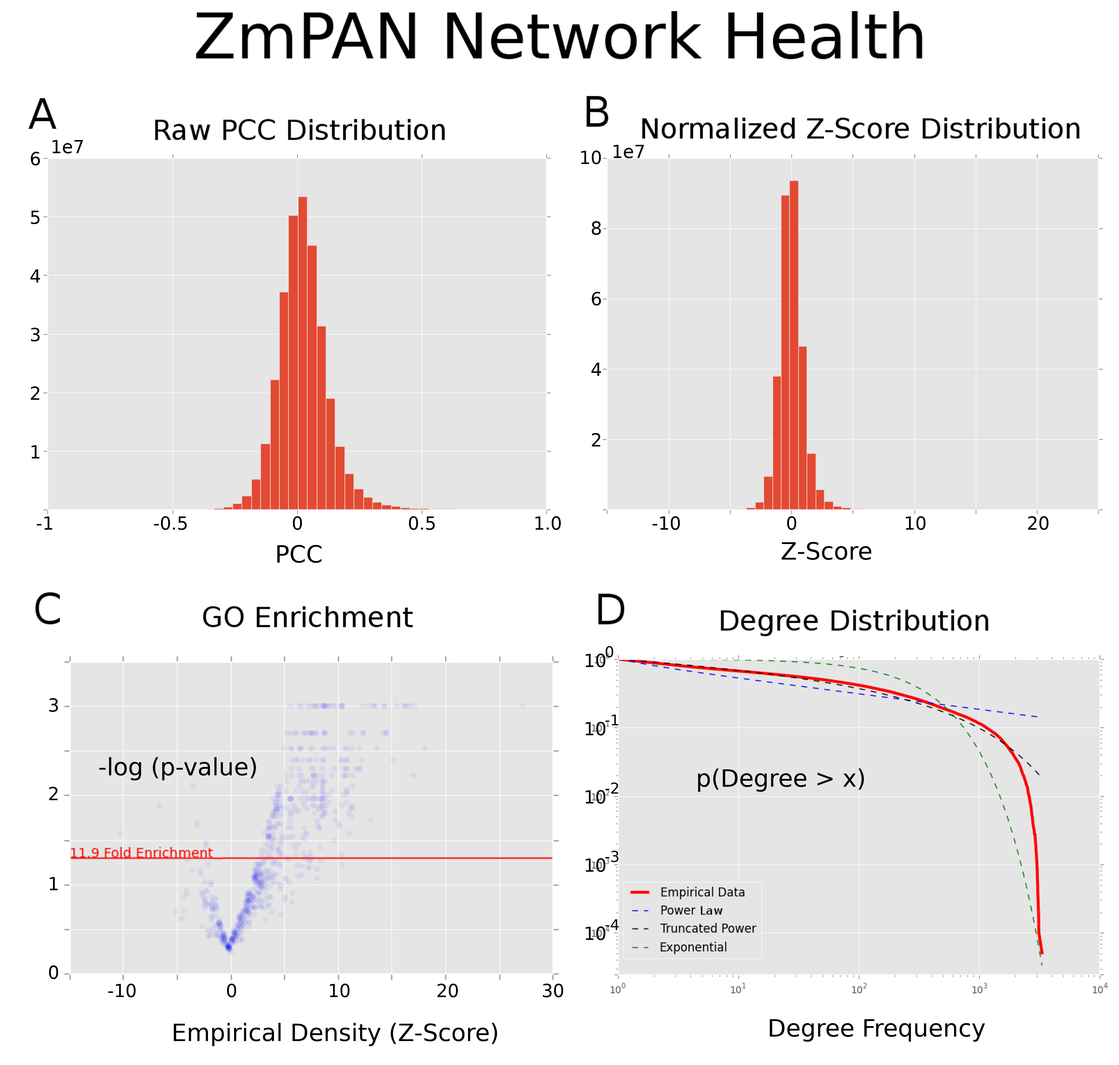
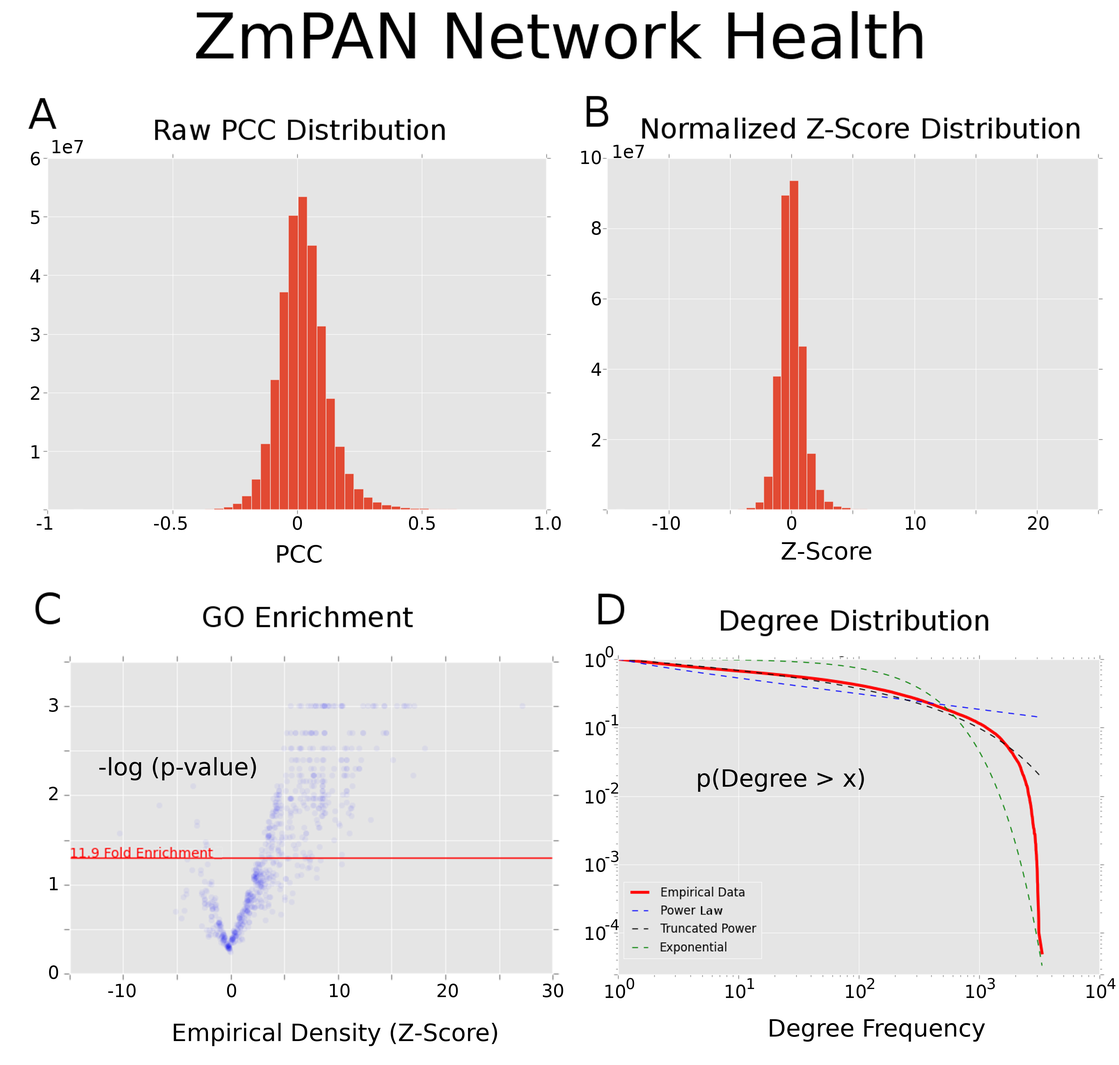
Revision of a layered (1119, 1065) image; what changed, layer by layer:
added layer "4" above "3 #1" over [1107, 977, 1116, 989]
added layer "3 #1" above "2 #1" over [987, 977, 995, 990]
added layer "2 #1" above "1 #1" over [867, 977, 875, 989]
added layer "1 #1" above "0 #5" over [747, 977, 755, 989]
added layer "0 #5" above "10 #11" over [626, 977, 635, 990]
added layer "10 #11" above "10 #10" over [1086, 984, 1107, 999]
added layer "10 #10" above "10 #9" over [966, 984, 987, 999]
added layer "10 #9" above "10 #8" over [845, 984, 866, 999]
added layer "10 #8" above "10 #7" over [725, 984, 746, 999]
added layer "10 #7" above "Supp Fig 1 - ZmPAN Health.tiff" over [605, 984, 626, 999]
painted on "Supp Fig 1 - ZmPAN Health.tiff" over [591, 652, 1113, 999]
